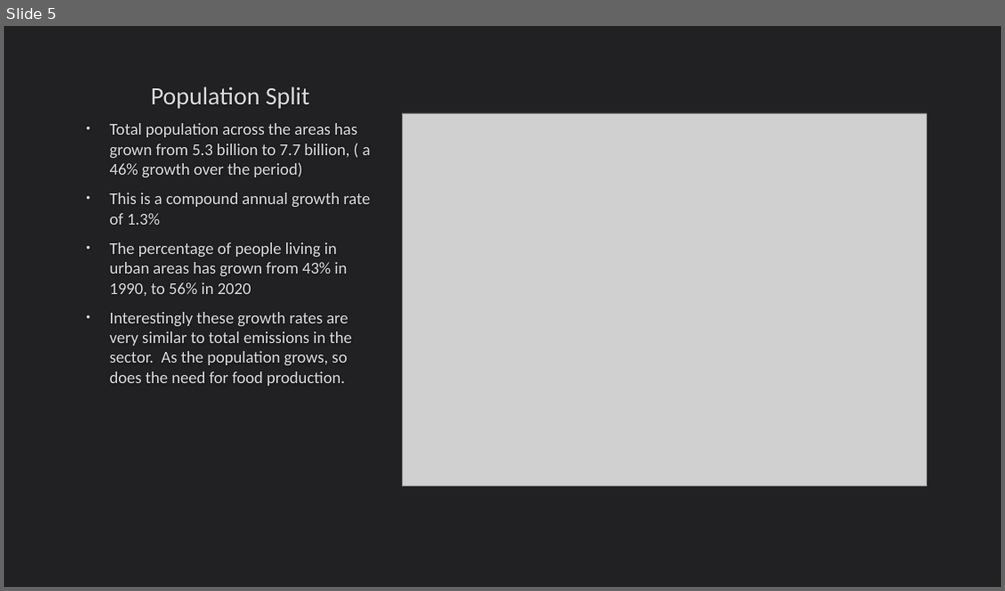
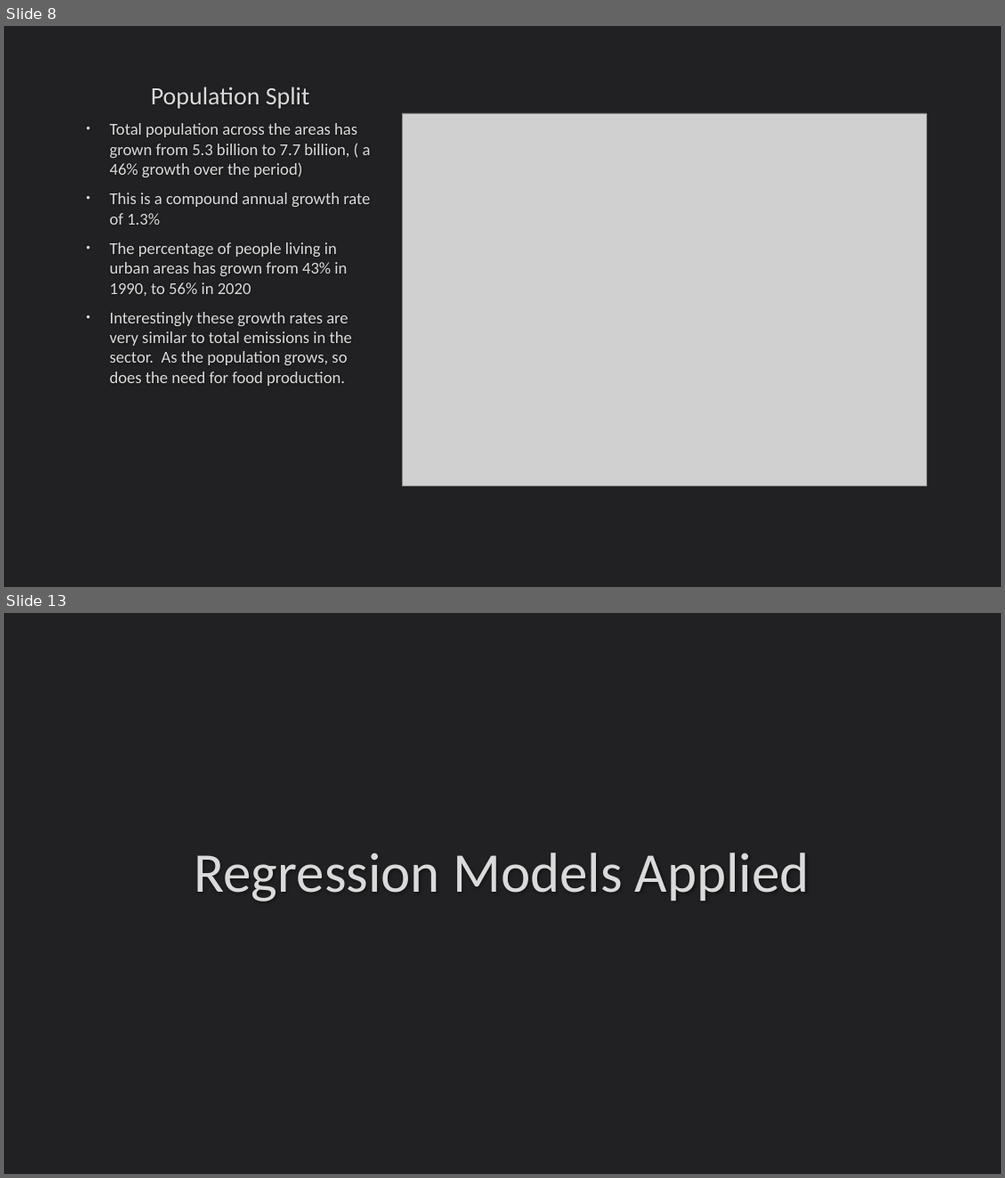
Before and after one commit to DavidFHarrison/2403PTDS_Regression_DH, a slide deck: Regression Project – PTDS 2403.pptx. Shown one above the other, each under a label of ours: slide 5 before the commit, slides 8 and 13 after it; the slides between them are not shown. The pictures are 1005x591 and 1005x1178 pixels, drawn with LibreOffice and Linux fonts; fonts in the diff are those of the drawing; grey boxes stand for pictures. Boxes give left, top, right and bottom in pixels: in the first picture for what was removed or moved away, otherwise in the second. Text is boxed around its words. In the diff, an @@ line names an element or a change of style, - is before the commit and + after.

```diff
--- a/Regression Project – PTDS 2403.pptx
+++ b/Regression Project – PTDS 2403.pptx
@@ slide 13 added at box(4, 613, 1001, 1174), background #212123 @@
@@ title added at box(194, 852, 809, 901), 54 pt, text #DADADA @@
+Regression Models Applied
@@ what was slide 5 is now slide 8 @@
```
Also in this commit, not shown: 1 slide changed, 12 other slides added, 2 other files.
